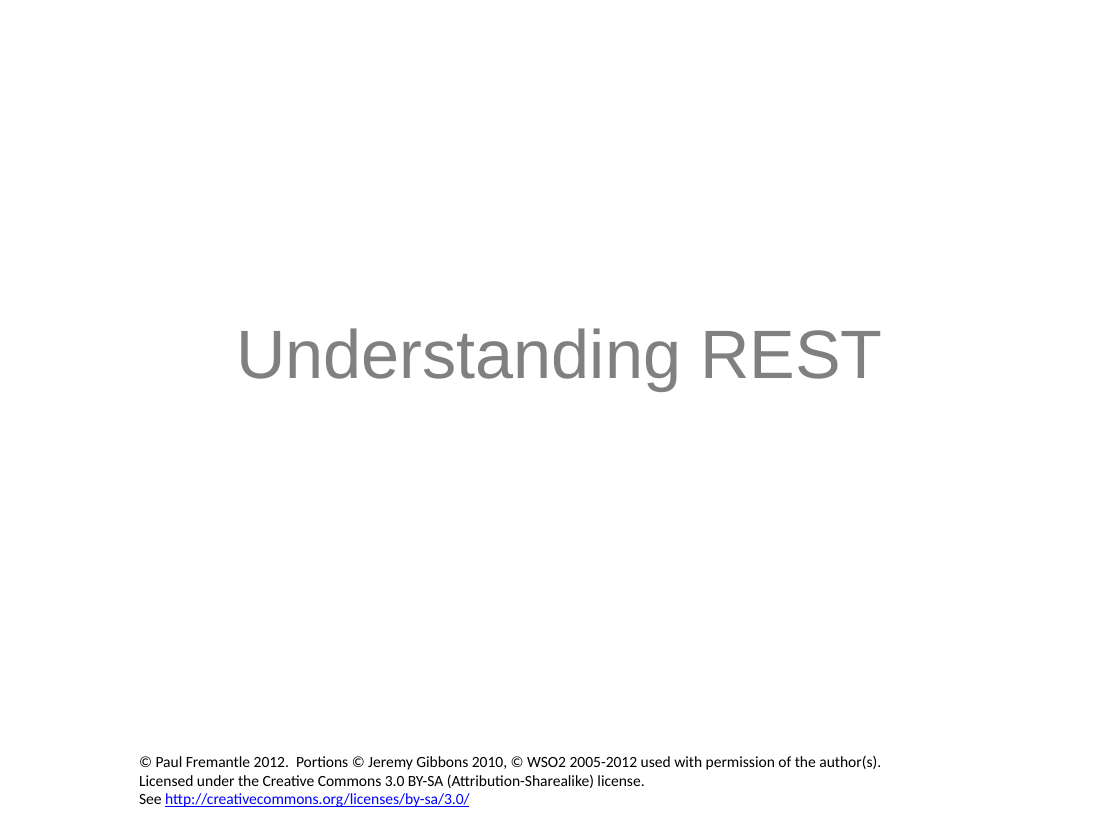
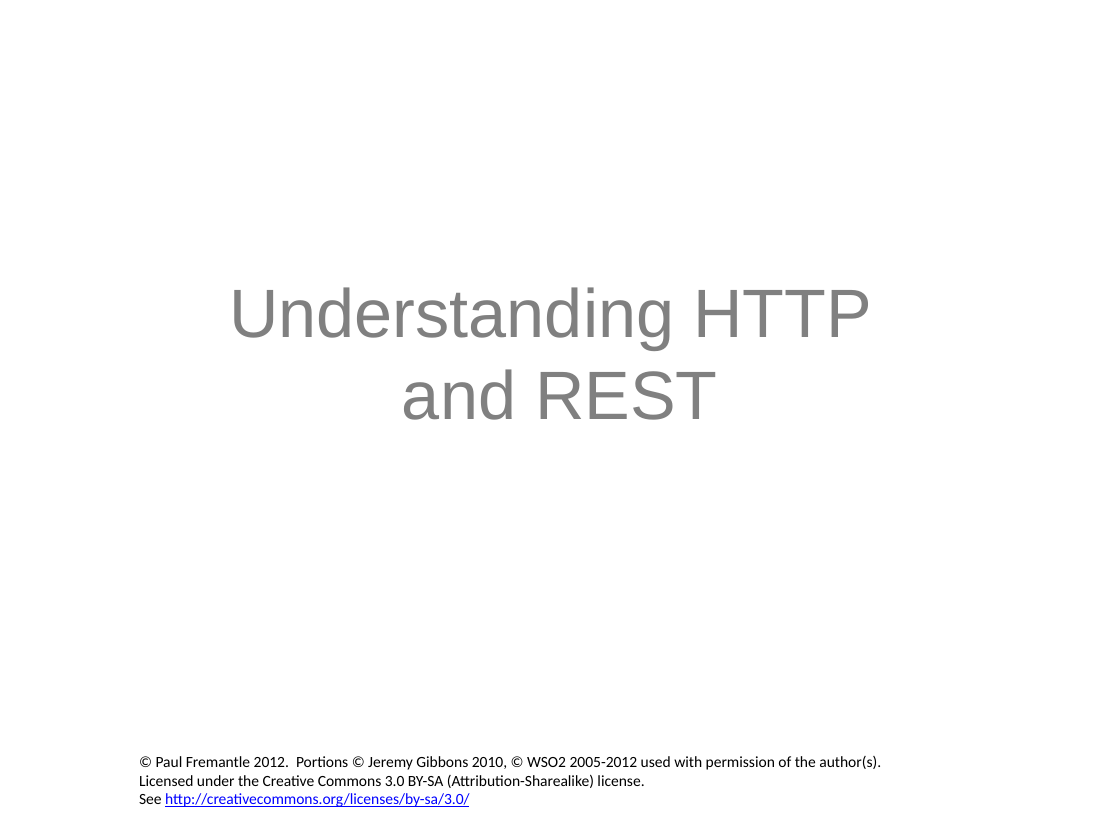
Before and after one commit to pzfreo/ox-soa-old, a slide deck: slide 1 of presentations/02-REST-Introduction.pptx. Drawn at 1120x840 pixels with LibreOffice and Linux fonts; fonts in the diff are those of the drawing; background and template pictures are left out. Boxes give left, top, right and bottom in pixels: in the first picture for what was removed or moved away, otherwise in the second. Text is boxed around its words. In the diff, an @@ line names an element or a change of style, - is before the commit and + after.

```diff
--- a/presentations/02-REST-Introduction.pptx
+++ b/presentations/02-REST-Introduction.pptx
@@ title at box(229, 287, 871, 420): text changed @@
-Understanding REST
+Understanding HTTP
+and REST
```
Also in this commit, not shown: 6 slides added, 1 other file.
